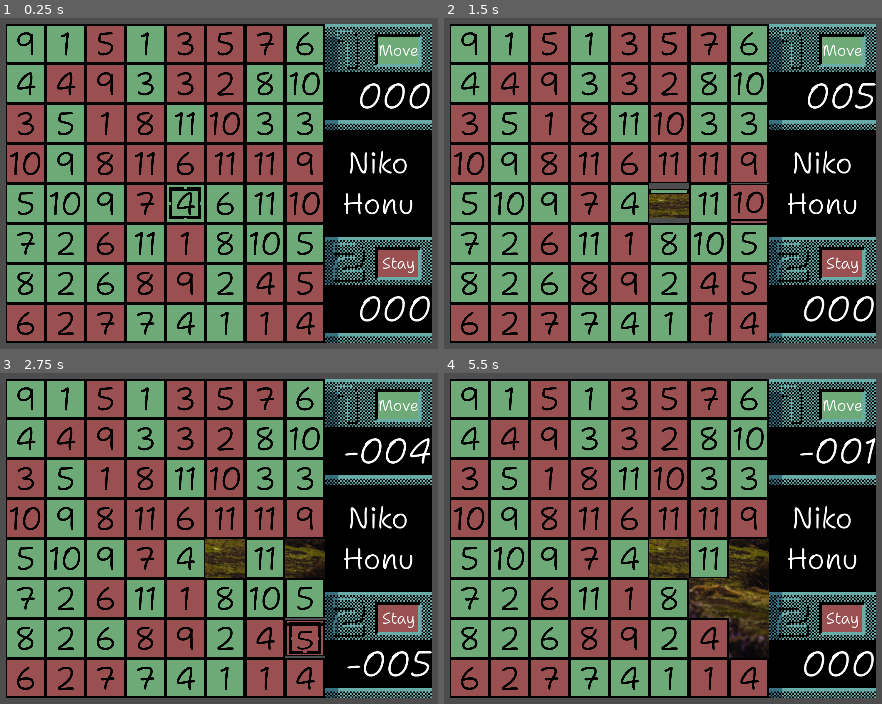
Above: before the commit, frames 1-4 (two rows, left to right).
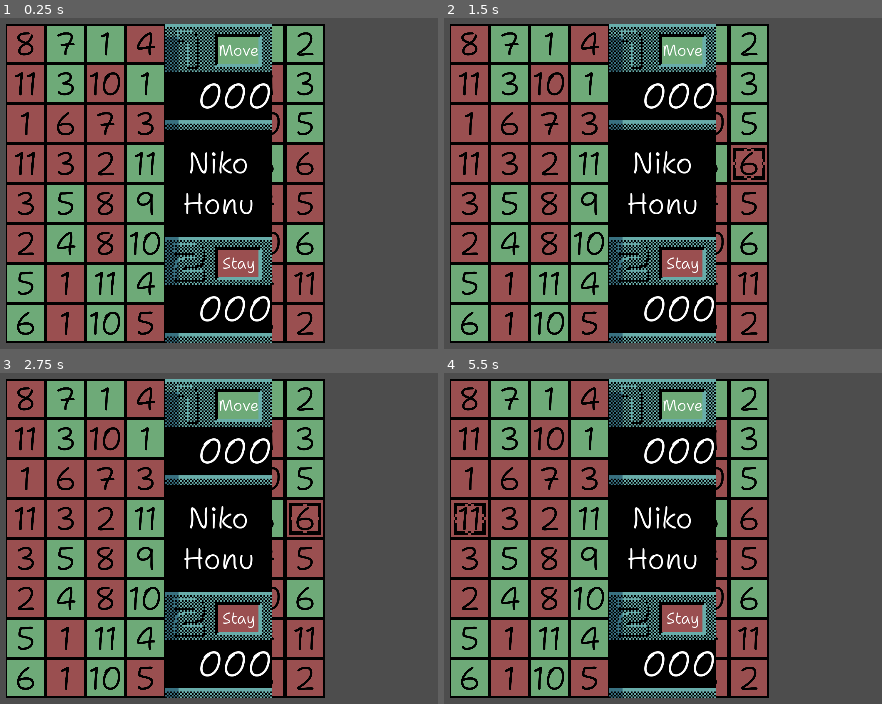
Above: after the commit, the same moments.

Repository: nikohonu/hideki-open-it
Game: Godot game, scene res://scenes/game.tscn
Two runs of this game, one before a commit and one after it. Both use one fixed random seed, a clock stepped at 60 frames per second and the inputs below.
Inputs:
- Up to frame 1 (0.25 s): no input
- Up to frame 2 (1.5 s): tap Enter at 0.5 s; hold Right (ui_right) 0.53-1.28 s; tap Keypad Enter (select) at 0.6, 1.35 s; hold Down (ui_down) from 1.28 s (still down)
- Up to frame 3 (2.75 s): release Down (ui_down) at 2.03 s; hold Right (ui_right) from 2.03 s (still down); tap Keypad Enter (select) at 2.1 s
- Up to frame 4 (5.5 s): release Right (ui_right) at 2.78 s; hold Up (ui_up) 2.78-3.53 s; tap Keypad Enter (select) every 0.75 s from 2.85 to 5.1 s; hold Left (ui_left) 3.53-5.03 s; hold Down (ui_down) from 5.03 s (still down)

The runs differ from the first frame. In frame 1, 63% of the frame differs, in the area x 1-99%, y 1-99%; in frame 2, 64%; in frame 3, 65%; in frame 4, 66%.
Error after the commit: Invalid access to property or key 'size' on a base object of type 'Node3D (map.gd)'. (res://scripts/ui.gd:7)

Commit message:
start of second global refactoring

Diff:
--- a/scripts/cell.gd
+++ b/scripts/cell.gd
@@ -2,29 +2,25 @@
 
 signal animation_finished
 
-var green_cell_sprite = preload("res://sprites/green_cell.png")
-var red_cell_sprite = preload("res://sprites/red_cell.png")
-var green_cell_sprite_face = preload("res://sprites/green_cell_face.png")
-var red_cell_sprite_face = preload("res://sprites/red_cell_face.png")
+var texture_green_cell = preload("res://sprites/green_cell.png")
+var texture_red_cell = preload("res://sprites/red_cell.png")
+var texture_green_cell_face = preload("res://sprites/green_cell_face.png")
+var texture_red_cell_face = preload("res://sprites/red_cell_face.png")
 
-var cords:
-	set(c):
-		mesh.get_material().set_shader_parameter("cell", c)
-		position = Global.cords_to_position(c)
-		cords = c
-var value: int:
-	get:
-		return value
-	set(v):
-		value = v
-		if value < 0:
-			mesh.get_material().set_shader_parameter("texture_front", red_cell_sprite)
-			mesh.get_material().set_shader_parameter("texture_face", red_cell_sprite_face)
-		elif value > 0:
-			mesh.get_material().set_shader_parameter("texture_front", green_cell_sprite)
-			mesh.get_material().set_shader_parameter("texture_face", green_cell_sprite_face)
-		if value != 0:
-			$Label3D.text = str(abs(v))
+
+func set_state(cords, value, texture_backgroun, ratio):
+	if value < 0:
+		mesh.get_material().set_shader_parameter("texture_front", texture_red_cell)
+		mesh.get_material().set_shader_parameter("texture_face", texture_red_cell_face)
+	elif value > 0:
+		mesh.get_material().set_shader_parameter("texture_front", texture_green_cell)
+		mesh.get_material().set_shader_parameter("texture_face", texture_green_cell_face)
+	if value != 0:
+		$Label3D.text = str(abs(value))
+	mesh.get_material().set_shader_parameter("texture_background", texture_backgroun)
+	mesh.get_material().set_shader_parameter("ratio", ratio)
+	mesh.get_material().set_shader_parameter("cell", cords)
+	position = Global.cords_to_position(cords)
 
 
 func select():
--- a/scripts/global.gd
+++ b/scripts/global.gd
@@ -2,4 +2,4 @@
 
 
 func cords_to_position(cords: Vector2, z = 0.0):
-	return Vector3(cords.x - 4 + 0.5 - (4 / 3.), cords.y - 4 + 0.5, z)
+	return Vector3(cords.x - 4. + 0.5 - 4. / 3., -cords.y + 4. - 0.5, z)
--- a/scripts/map.gd
+++ b/scripts/map.gd
@@ -1,22 +1,22 @@
 extends Node3D
+
+const SIZE = 8
 
 @export var background_texture: CompressedTexture2D
 
 var cell_scene = preload("res://scenes/cell.tscn")
+
 var map = []
-var size = 8
+var cells = []
 
 
-func generate_possible_values() -> Array:
+func _generate_possible_values() -> Array:
 	var possible_values = []
-	var cells_count = size * size
-	var cell_count = 6.0
-	var cell_type_count = round(cells_count / cell_count)
-	for value in range(1, cell_type_count + 1):
-		for i in range(cell_count / 2):
+	for value in range(1, 12):
+		for _i in range(3):
 			possible_values += [value, -value]
 	possible_values.shuffle()
-	return possible_values.slice(0, cells_count)
+	return possible_values.slice(0, SIZE ** 2)
 
 
 func get_background_aspect_ratio():
@@ -24,16 +24,20 @@
 	return Vector2(background_size.y, background_size.x) / max(background_size.x, background_size.y)
 
 
+func _draw_map():
+	var ratio = get_background_aspect_ratio()
+	for y in range(SIZE):
+		cells.append([])
+		for x in range(SIZE):
+			var cell = cell_scene.instantiate()
+			cell.set_state(Vector2i(x, y), map[y][x], background_texture, ratio)
+			cells[y].push_back(cell)
+			add_child(cell)
+
+
 func _ready():
-	var possible_values = generate_possible_values()
-	var ratio = get_background_aspect_ratio()
-	for y in range(size):
-		map.append([])
-		for x in range(size):
-			var cell = cell_scene.instantiate()
-			cell.cords = Vector2(x, y)
-			cell.value = possible_values.pop_back()
-			cell.mesh.get_material().set_shader_parameter("texture_background", background_texture)
-			cell.mesh.get_material().set_shader_parameter("ratio", ratio)
-			map[y].push_back(cell)
-			add_child(cell)
+	var possible_values = _generate_possible_values()
+	for i in range(SIZE):
+		var start = i * SIZE
+		map.append(possible_values.slice(start, start + SIZE))
+	_draw_map()
